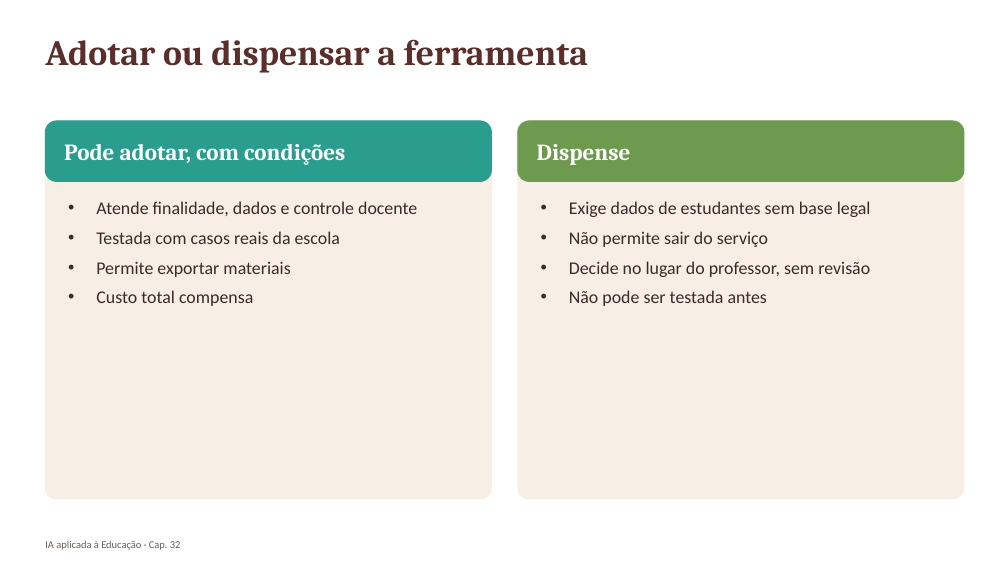
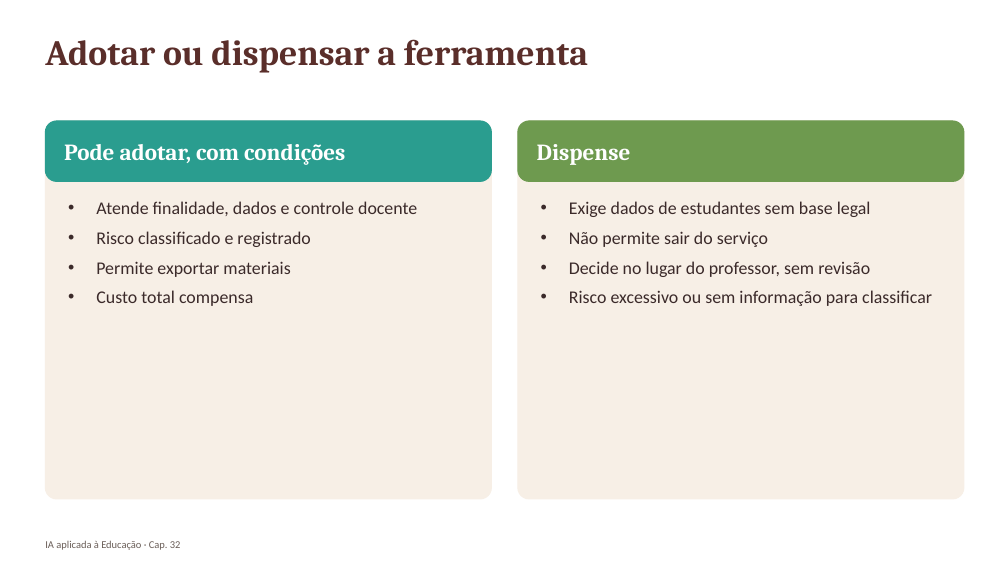
Before and after one commit to arakenmedeiros/claude, a slide deck: slide 18 of livro_ia_educacao/saida/pptx/Cap32_slides.pptx (slide 16 before the commit). Drawn at 1008x567 pixels with LibreOffice and Linux fonts; fonts in the diff are those of the drawing. Boxes give left, top, right and bottom in pixels: in the first picture for what was removed or moved away, otherwise in the second. Text is boxed around its words. In the diff, an @@ line names an element or a change of style, - is before the commit and + after.

```diff
--- a/livro_ia_educacao/saida/pptx/Cap32_slides.pptx
+++ b/livro_ia_educacao/saida/pptx/Cap32_slides.pptx
@@ text at (96,231,310,247): text changed @@
-• Testada com casos reais da escola
+• Risco classificado e registrado
@@ text at (569,290,932,306): text changed @@
-• Não pode ser testada antes
+• Risco excessivo ou sem informação para classificar
```
Also in this commit, not shown: 4 other slides changed, 2 slides added, 13 other files.
